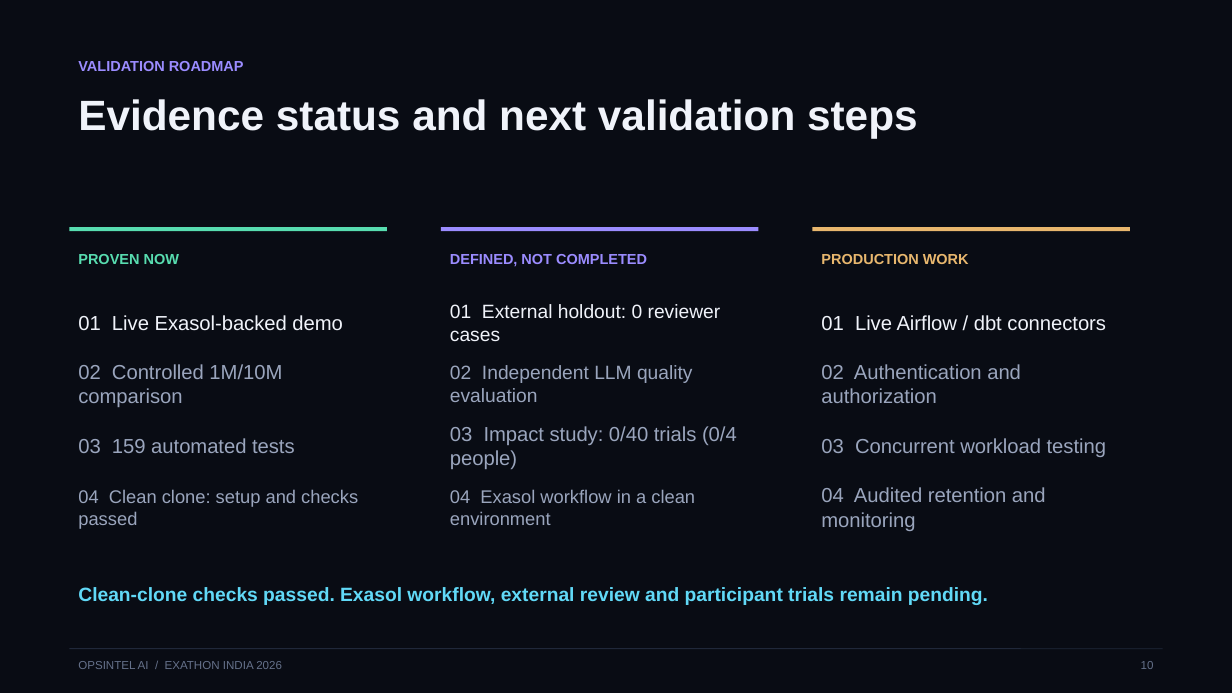
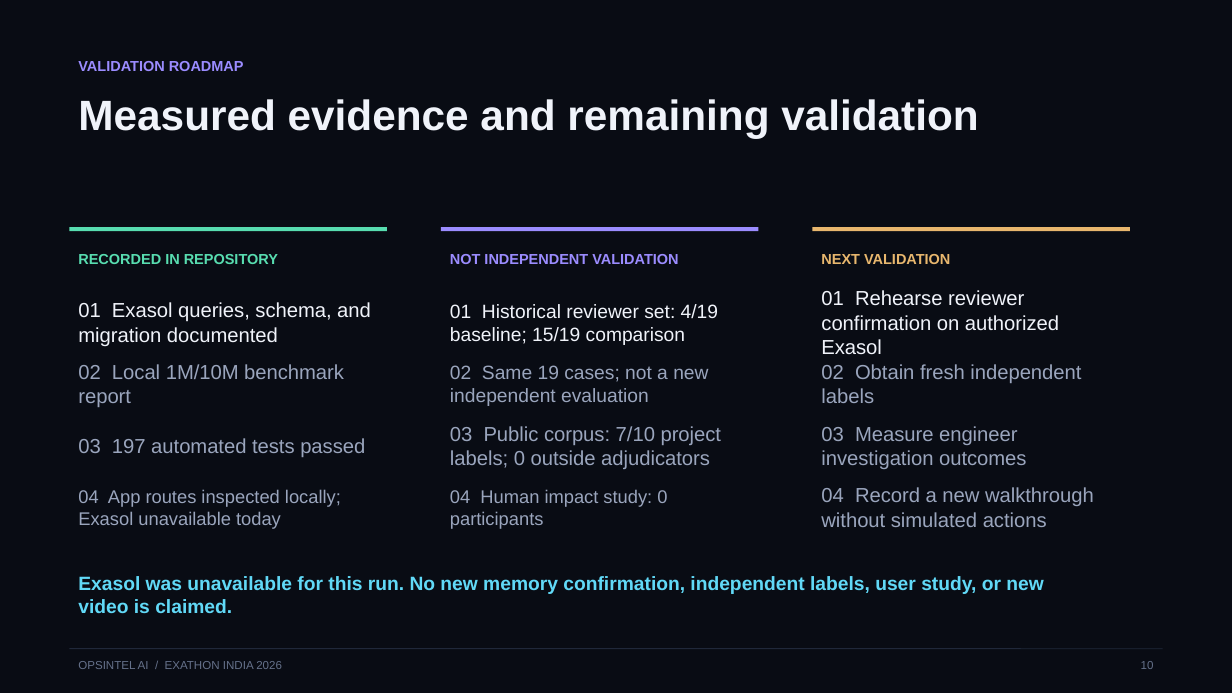
Before and after one commit to Anafa-thabassum/opsintel-ai, a slide deck: slide 10 of submission/opsintel-ai-pitch-deck.pptx. Drawn at 1232x693 pixels with LibreOffice and Linux fonts; fonts in the diff are those of the drawing. Boxes give left, top, right and bottom in pixels: in the first picture for what was removed or moved away, otherwise in the second. Text is boxed around its words. In the diff, an @@ line names an element or a change of style, - is before the commit and + after.

```diff
--- a/submission/opsintel-ai-pitch-deck.pptx
+++ b/submission/opsintel-ai-pitch-deck.pptx
@@ text at [78,99,978,138]: text changed @@
-Evidence status and next validation steps
+Measured evidence and remaining validation
@@ text at [78,254,278,264]: text changed @@
-PROVEN NOW
+RECORDED IN REPOSITORY
@@ text at [450,254,678,264]: text changed @@
-DEFINED, NOT COMPLETED
+NOT INDEPENDENT VALIDATION
@@ text at [821,254,950,264]: text changed @@
-PRODUCTION WORK
+NEXT VALIDATION
@@ text at [821,290,1059,355]: text changed @@
-01 Live Airflow / dbt connectors
+01 Rehearse reviewer confirmation on authorized Exasol
@@ text at [78,302,371,346]: text changed @@
-01 Live Exasol-backed demo
+01 Exasol queries, schema, and migration documented
@@ text at [450,304,718,345]: text changed @@
-01 External holdout: 0 reviewer cases
+01 Historical reviewer set: 4/19 baseline; 15/19 comparison
@@ text at [78,364,344,407]: text changed @@
-02 Controlled 1M/10M comparison
+02 Local 1M/10M benchmark report
@@ text at [450,365,708,406]: text changed @@
-02 Independent LLM quality evaluation
+02 Same 19 cases; not a new independent evaluation
@@ text at [821,364,1081,403]: text changed @@
-02 Authentication and authorization
+02 Obtain fresh independent labels
@@ text at [78,438,365,457]: text changed @@
-03 159 automated tests
+03 197 automated tests passed
@@ text at [450,426,722,469]: text changed @@
-03 Impact study: 0/40 trials (0/4 people)
+03 Public corpus: 7/10 project labels; 0 outside adjudicators
@@ text at [821,426,1026,469]: text changed @@
-03 Concurrent workload testing
+03 Measure engineer investigation outcomes
@@ text at [78,489,341,528]: text changed @@
-04 Clean clone: setup and checks passed
+04 App routes inspected locally; Exasol unavailable today
@@ text at [450,489,667,528]: text changed @@
-04 Exasol workflow in a clean environment
+04 Human impact study: 0 participants
@@ text at [821,487,1094,527]: text changed @@
-04 Audited retention and monitoring
+04 Record a new walkthrough without simulated actions
@@ text at [78,576,1043,613]: text changed @@
-Clean-clone checks passed. Exasol workflow, external review and participant trials remain pending.
+Exasol was unavailable for this run. No new memory confirmation, independent labels, user study, or new video is claimed.
```
Also in this commit, not shown: 9 other slides changed, 15 other files.
